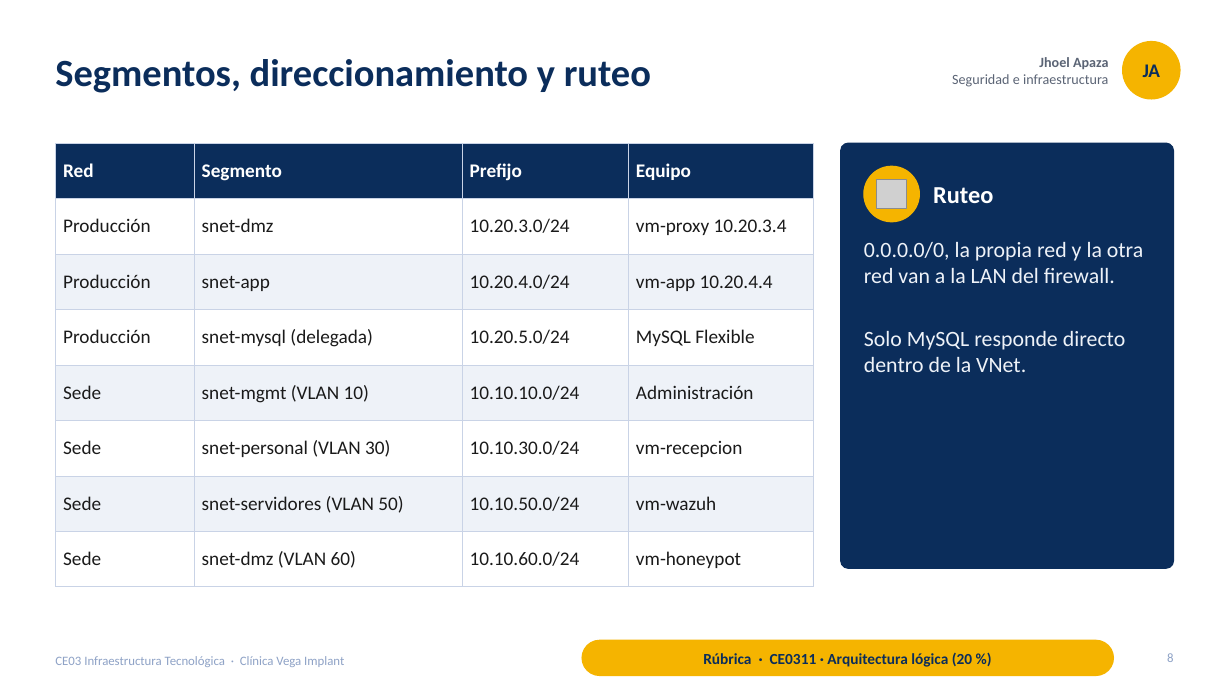
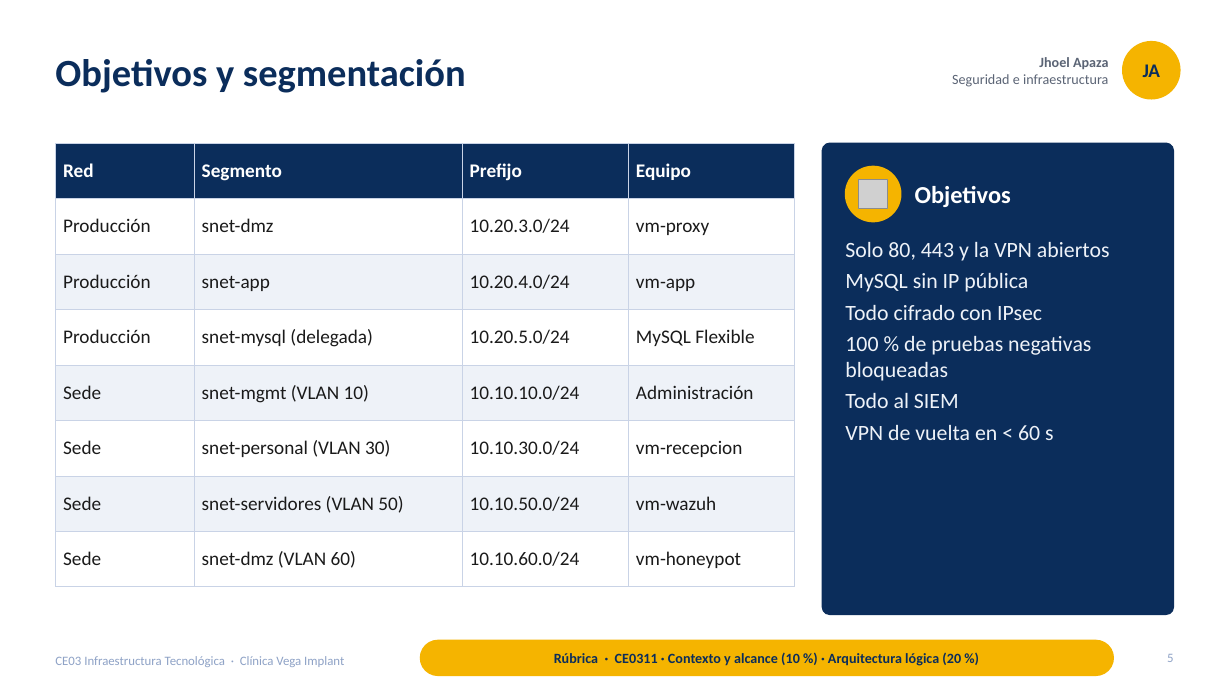
Before and after one commit to francalizaya266-sudo/venga-implantes, a slide deck: slide 5 of docs/entregables/CE03-infraestructura/presentaciones/CE03-Infraestructura-Tecnologica.pptx (slide 8 before the commit). Drawn at 1232x693 pixels with LibreOffice and Linux fonts; fonts in the diff are those of the drawing; grey boxes stand for pictures. Boxes give left, top, right and bottom in pixels: in the first picture for what was removed or moved away, otherwise in the second. Text is boxed around its words. In the diff, an @@ line names an element or a change of style, - is before the commit and + after.

```diff
--- a/docs/entregables/CE03-infraestructura/presentaciones/CE03-Infraestructura-Tecnologica.pptx
+++ b/docs/entregables/CE03-infraestructura/presentaciones/CE03-Infraestructura-Tecnologica.pptx
@@ title at (55,59,466,93): text changed @@
-Segmentos, direccionamiento y ruteo
+Objetivos y segmentación
@@ table at (55,143,795,572) @@
-row 2, column 4: vm-proxy 10.20.3.4
+row 2, column 4: vm-proxy
-row 3, column 4: vm-app 10.20.4.4
+row 3, column 4: vm-app
@@ table: place and size @@
-table at (55,143,813,572)
+table at (55,143,795,572)
@@ rounded rectangle: place and size @@
-rounded rectangle at (841,143,1174,568)
+rounded rectangle at (823,143,1174,615)
@@ rounded rectangle at (823,143,1174,615): proportions changed @@
@@ ellipse: place and size @@
-ellipse at (864,166,920,222)
+ellipse at (846,166,901,222)
@@ picture: place and size @@
-picture at (877,179,907,209)
+picture at (859,179,888,209)
@@ text at (915,186,1011,207): text changed @@
-Ruteo
+Objetivos
@@ text at (845,242,1110,440): text changed @@
-0.0.0.0/0, la propia red y la otra red van a la LAN del firewall.
-Solo MySQL responde directo dentro de la VNet.
+Solo 80, 443 y la VPN abiertos
+MySQL sin IP pública
+Todo cifrado con IPsec
+100 % de pruebas negativas bloqueadas
+Todo al SIEM
+VPN de vuelta en < 60 s
@@ rounded rectangle: place and size @@
-rounded rectangle at (582,640,1114,676)
+rounded rectangle at (421,640,1114,676)
@@ text at (554,652,961,666): text changed; size 12 to 11 pt @@
-Rúbrica · CE0311 · Arquitectura lógica (20 %)
+Rúbrica · CE0311 · Contexto y alcance (10 %) · Arquitectura lógica (20 %)
@@ page number at (1167,654,1173,662): text changed @@
-8
+5
```
Also in this commit, not shown: 22 other slides changed, 1 slide added, 31 slides removed, 3 other files.
